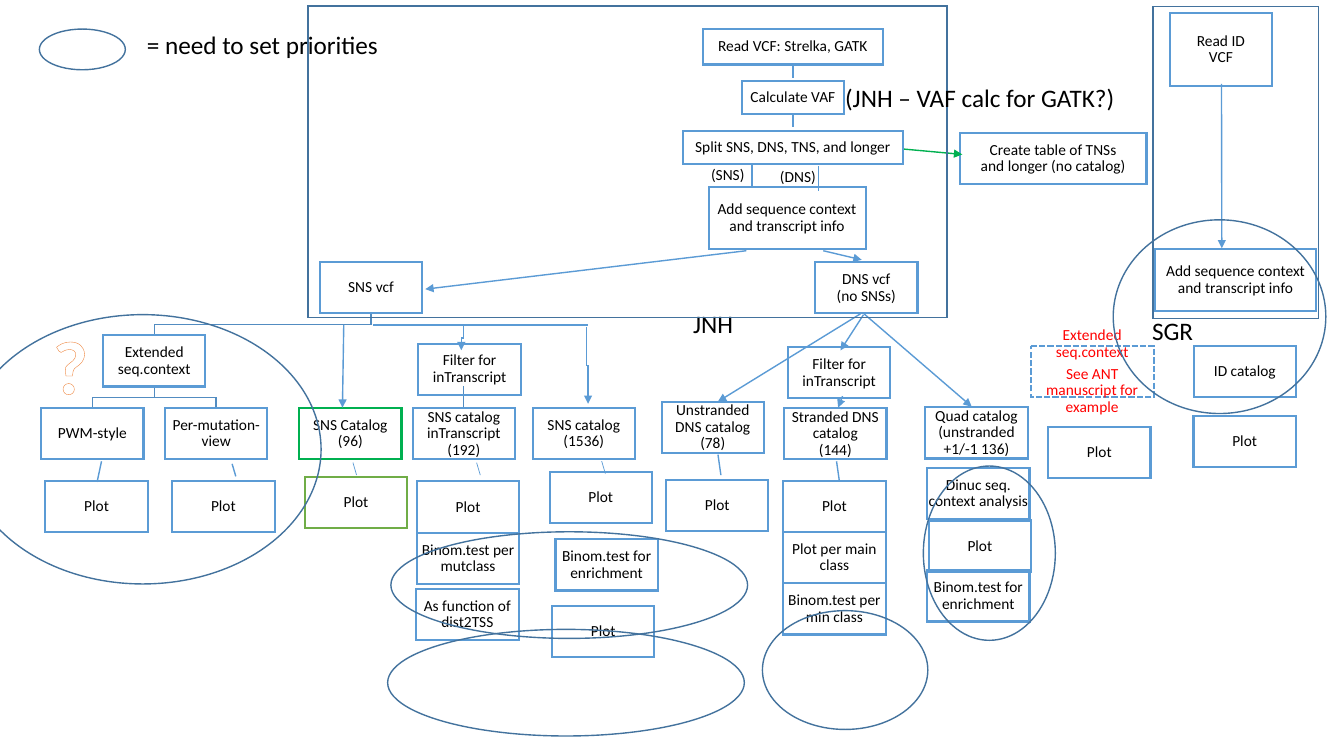
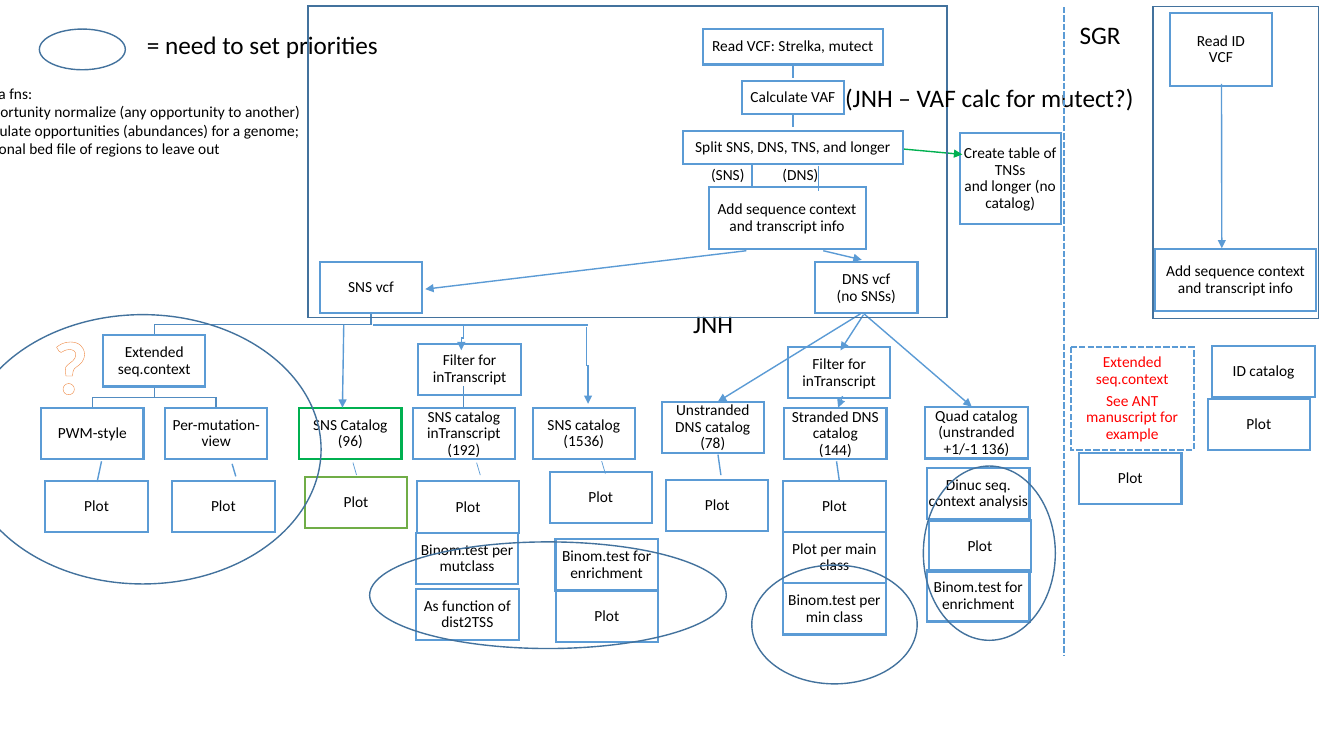
Before and after one commit to steverozen/ICAMS, a slide deck: slide 1 of data-raw/package_functionalities.pptx. Drawn at 1344x756 pixels with LibreOffice and Linux fonts; fonts in the diff are those of the drawing. Boxes give left, top, right and bottom in pixels: in the first picture for what was removed or moved away, otherwise in the second. Text is boxed around its words. In the diff, an @@ line names an element or a change of style, - is before the commit and + after.

```diff
--- a/data-raw/package_functionalities.pptx
+++ b/data-raw/package_functionalities.pptx
@@ line added from (1065, 7) to (1065, 656), #5B9BD5 1.5 pt dashed @@
@@ text "SGR" rewrapped from [1152,323,1193,346] to [1080,27,1121,44] @@
@@ text in freeform shape at [712,40,874,53]: text changed @@
-Read VCF: Strelka, GATK
+Read VCF: Strelka, mutect
@@ text added at [9,88,300,157], 11 pt, text #000000 @@
+Extra fns:
+Opportunity normalize (any opportunity to another)
+Calculate opportunities (abundances) for a genome; optional bed file of regions to leave out
@@ text at [845,86,1133,113]: text changed @@
-(JNH – VAF calc for GATK?)
+(JNH – VAF calc for mutect?)
@@ freeform shape "Create table of TNSs": place and size @@
-freeform shape "Create table of TNSs" at [960,133,1146,185]
+freeform shape "Create table of TNSs" at [960,133,1061,225]
@@ ellipse removed at [1113,220,1326,413] @@
@@ freeform shape "Extended seq.context": place and size @@
-freeform shape "Extended seq.context" at [1031,346,1154,397]
+freeform shape "Extended seq.context" at [1071,348,1194,451]
@@ freeform shape "ID catalog": place and size @@
-freeform shape "ID catalog" at [1194,346,1297,397]
+freeform shape "ID catalog" at [1213,346,1316,397]
@@ freeform shape "Plot": place and size @@
-freeform shape "Plot" at [1194,416,1297,468]
+freeform shape "Plot" at [1208,399,1311,451]
@@ freeform shape "Plot": place and size @@
-freeform shape "Plot" at [1049,427,1151,479]
+freeform shape "Plot" at [1080,453,1183,504]
@@ freeform shape "Binom.test per mutclass" at [416,533,519,585]: outline redrawn @@
@@ ellipse: place and size @@
-ellipse at [391,532,748,639]
+ellipse at [370,542,727,649]
@@ ellipse: place and size @@
-ellipse at [762,611,928,730]
+ellipse at [752,566,918,685]
@@ freeform shape "Plot": place and size @@
-freeform shape "Plot" at [553,606,655,657]
+freeform shape "Plot" at [556,591,658,642]
@@ ellipse removed at [388,629,745,736] @@
```
Also in this commit, not shown: 4 other files.
